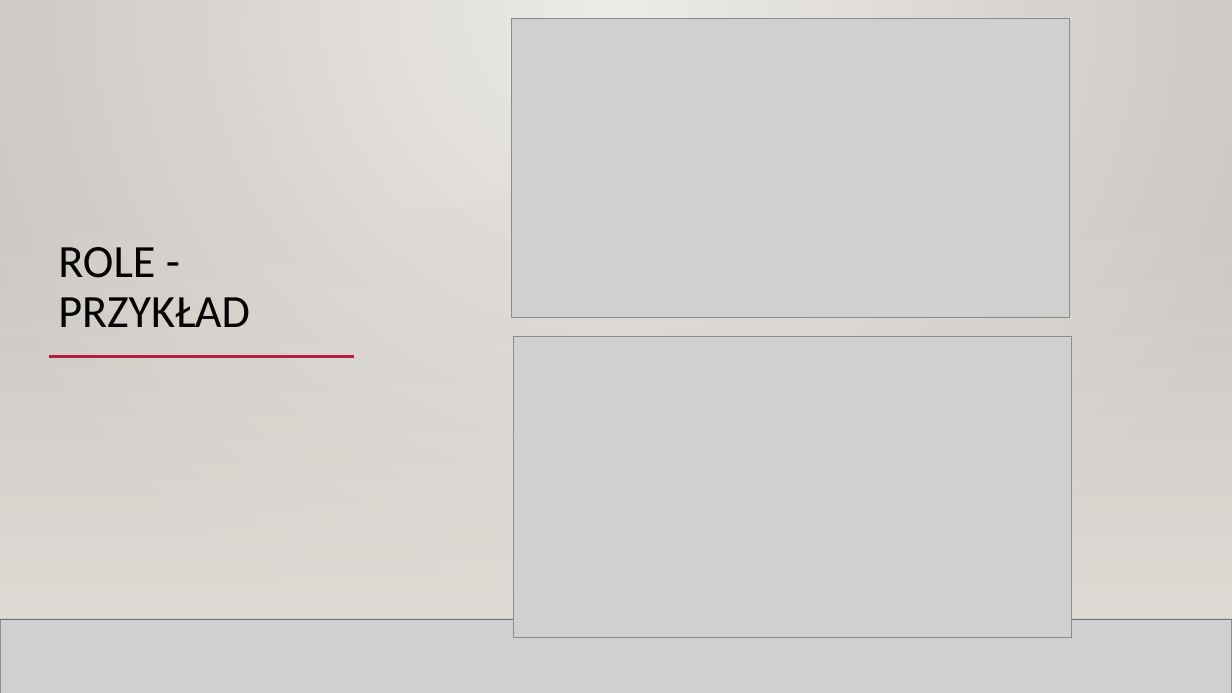
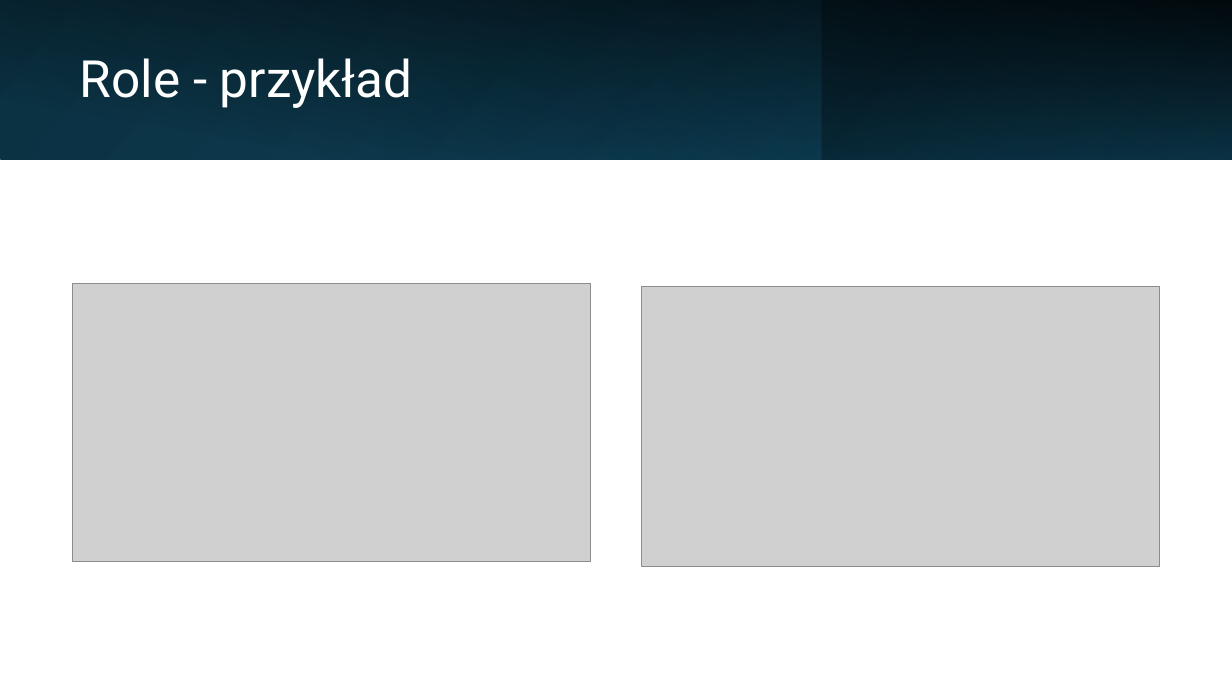
Before and after one commit to oliwiaglodek/MuzeumWPF, a slide deck: slide 12 of Prezentacja na obronę.pptx. Drawn at 1232x693 pixels with LibreOffice and Linux fonts; fonts in the diff are those of the drawing; grey boxes stand for pictures; background and template pictures are left out. Boxes give left, top, right and bottom in pixels: in the first picture for what was removed or moved away, otherwise in the second. Text is boxed around its words. In the diff, an @@ line names an element or a change of style, - is before the commit and + after.

```diff
--- a/Prezentacja na obronę.pptx
+++ b/Prezentacja na obronę.pptx
@@ background gradient #ECEAE7 to #CAC7C1 to #FFFFFF @@
@@ rectangle removed at bbox=[0, 0, 1232, 693] @@
@@ rectangle added at bbox=[0, 0, 1232, 159], fill gradient #0B3041 to #104862 @@
@@ rectangle added at bbox=[0, 0, 1232, 159], fill gradient #000000 @@
@@ rectangle added at bbox=[386, 0, 822, 159], fill gradient #156082 to #0B3041 @@
@@ rectangle added at bbox=[822, 0, 1232, 159], fill gradient #0B3041 to #156082 @@
@@ title "Role - przykład" at bbox=[80, 58, 412, 108]: vertical alignment bottom to middle @@
@@ title at bbox=[80, 58, 412, 108]: text changed; size 36 to 40 pt; font Calibri to Roboto; text colour #000000 to #FFFFFF @@
-ROLE - PRZYKŁAD
+Role - przykład
@@ rectangle removed at bbox=[0, 204, 1232, 619] @@
@@ rectangle removed at bbox=[0, 204, 1232, 619] @@
@@ rectangle removed at bbox=[0, 204, 1232, 619] @@
@@ line removed from (147, 187) to (1118, 187) @@
@@ picture: place and size @@
-picture at bbox=[512, 18, 1070, 319]
+picture at bbox=[72, 283, 591, 562]
@@ picture: place and size @@
-picture at bbox=[514, 336, 1072, 638]
+picture at bbox=[641, 287, 1160, 567]
@@ line removed from (49, 357) to (355, 357) @@
@@ line removed from (244, 357) to (1117, 357) @@
@@ line removed from (0, 619) to (1232, 619) @@
@@ line removed from (0, 619) to (1232, 619) @@
@@ picture removed at bbox=[0, 619, 1232, 693] @@
@@ line removed from (0, 619) to (1232, 619) @@
```
Also in this commit, not shown: 20 other slides changed, 1 slide removed, 1 other file.
